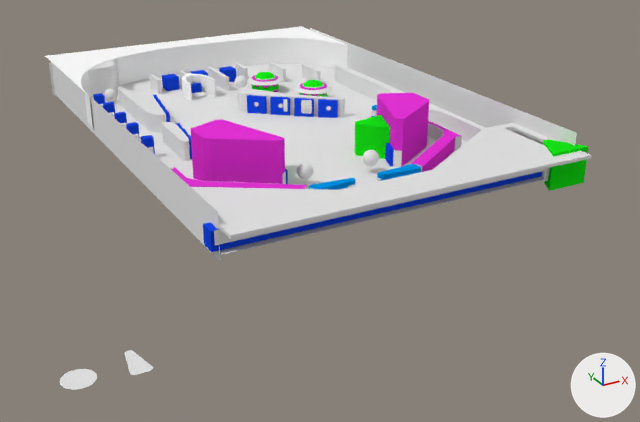
One commit to the Blender file output.blend: the scene before it, then after it.
Camera for both pictures: a 50 mm camera at (-65.6, -146.3, 53.3) aimed at (3.7, -20.3, -9.7). The axes (+X, +Y, +Z) are drawn at lower right. The lights are the same throughout.

In view in the first picture: 'FORCE_000', 'PLANE_0', 'PLANE_1', 'PLANE_2', 'PLANE_4', 'PV_right', 'PV_top_rail', 'P_left_inlane', 'P_right inlane', 'SWITCH_001', 'skirt', 'skirt top'.
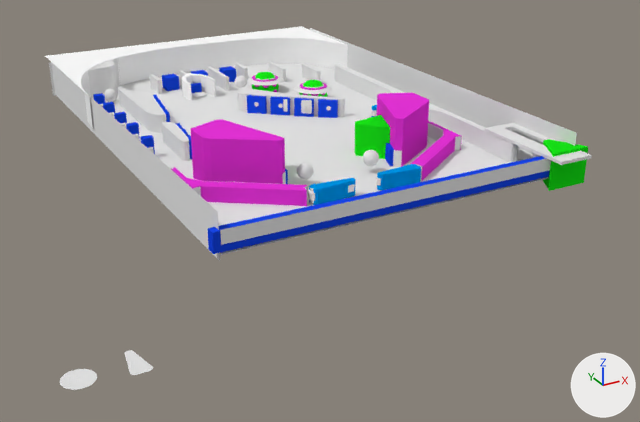
Pixel boxes (x1, y1, x2, y2) of what changed, in the pictures (640 x 422 px):
'skirt', hidden
    before: (191, 128, 562, 239)
'PLANE_4', moved, rescaled
    before: (214, 167, 550, 245)
    after: (220, 159, 551, 245)
'SWITCH_001', moved, rescaled
    before: (203, 171, 542, 252)
    after: (208, 156, 550, 254)
part 1 of me_mesh_007, cut back
    before: (540, 170, 549, 182)
    after: (509, 143, 518, 163)

The edits, one by one:
me_mesh_007 is used by ob_pv_right; location (30.6, -11.0, 1.5); scale (10.0, 10.0, 10.0).
me_mesh_007 had 280 vertices, 206 faces and spanned x -0.29..0.22, y -3.49..3.45, z -0.2..0.2.
me_mesh_007 now has 242 vertices, 176 faces and spans x -0.29..0.22, y -2.64..3.45, z -0.2..0.2.
Part 1, on me_mesh_007:
46 vertices are removed from x 0.06..0.22, y -3.49..-3.17, z -0.2..0.2.
36 faces are deleted.
2 vertices move from x 0.07, y -3.17, z -0.2..0.2 to x 0.08, y -2.64, z -0.2..0.2.
8 vertices are added at x 0.08..0.22, y -2.64, z -0.2..0.2.
4 new faces join them.
2 new faces join them, smooth.
me_cube_003 is used by ob_skirt; location (2.8, -46.1, 4.0); scale (10.0, 3.42, 0.26).
me_cube_003 had 12 vertices, 10 faces and spanned x -2.83..0.0, y -1.0..4.63, z -1.0..1.0.
me_cube_003 now has 24 vertices, 20 faces and spans x -2.83..2.83, y -1.0..4.63, z -1.0..1.0.
me_cube_003 part 2: 10 faces spanning x -2.83..0.0, y -1.0..4.63, z -1.0..1.0 switch from no material to mat_invisble (pink #e733d8).
Object 'SWITCH_001' (ob_switch_001) moves from (2.8, -44.1, 1.9) to (2.8, -45.2, 1.9).
Object 'SWITCH_001' (ob_switch_001) is rescaled from (29.5, 1.35, 1.56) to (29.5, 0.819, 1.56).
Object 'PLANE_4' (ob_plane_4) moves from (5.7, -46.0, 2.6) to (5.6, -46.2, 2.6).
Object 'PLANE_4' (ob_plane_4) is rescaled from (32.1, 1.1, 10.0) to (31.2, 1.1, 10.0).
Object 'skirt' (ob_skirt) loses its MIRROR modifier named 'Mirror'.
Object 'skirt' (ob_skirt) is now hidden.
